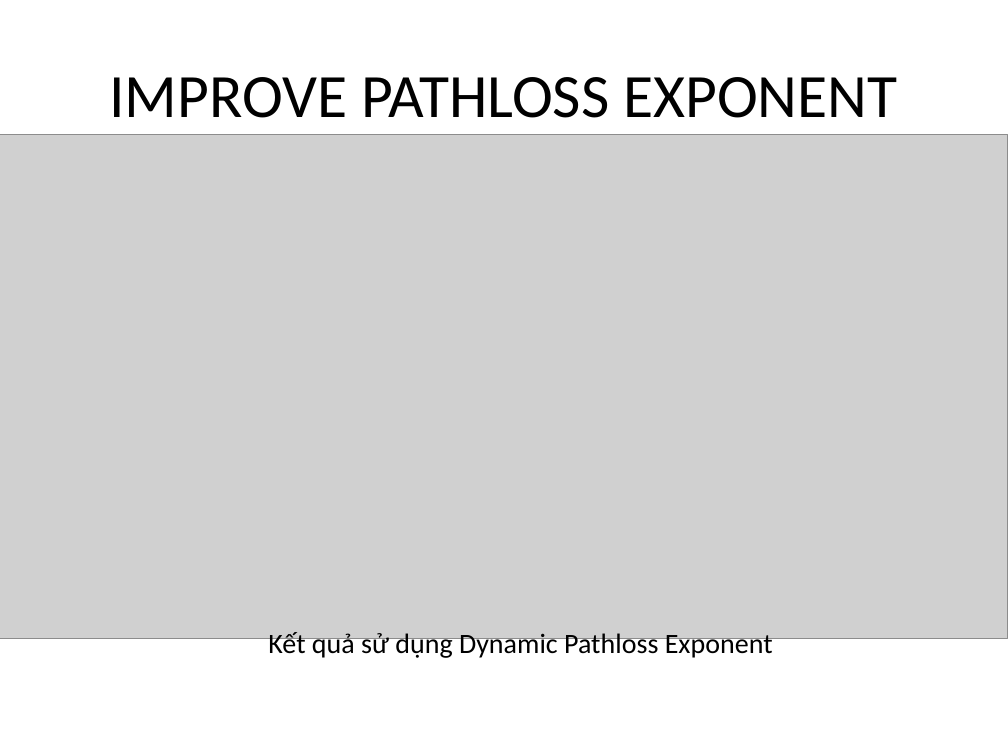
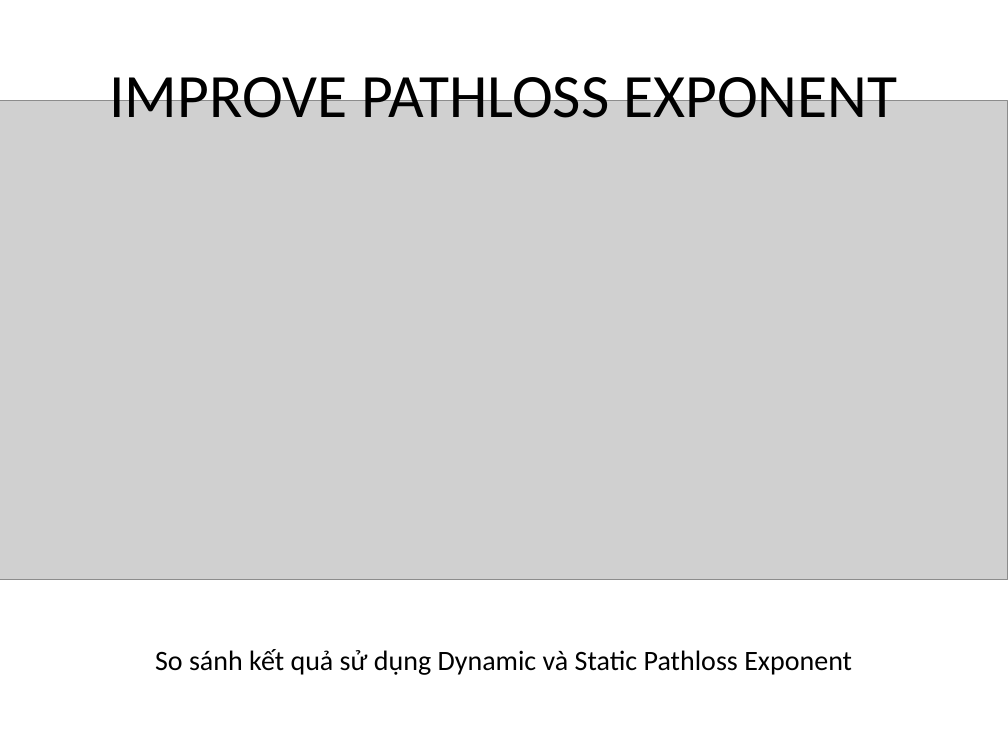
Before and after one commit to letruongthanh3698/BLE_matlab, a slide deck: slide 15 of report/Timeline.Report.pptx (slide 13 before the commit). Drawn at 1008x756 pixels with LibreOffice and Linux fonts; fonts in the diff are those of the drawing; grey boxes stand for pictures. Boxes give left, top, right and bottom in pixels: in the first picture for what was removed or moved away, otherwise in the second. Text is boxed around its words. In the diff, an @@ line names an element or a change of style, - is before the commit and + after.

```diff
--- a/report/Timeline.Report.pptx
+++ b/report/Timeline.Report.pptx
@@ picture: place and size @@
-picture at box(0, 134, 1008, 638)
+picture at box(0, 101, 1008, 580)
@@ text at box(155, 649, 852, 675): text changed @@
-Kết quả sử dụng Dynamic Pathloss Exponent
+So sánh kết quả sử dụng Dynamic và Static Pathloss Exponent
```
Also in this commit, not shown: 8 other slides changed, 2 slides added, 10 slides removed, 18 other files.
